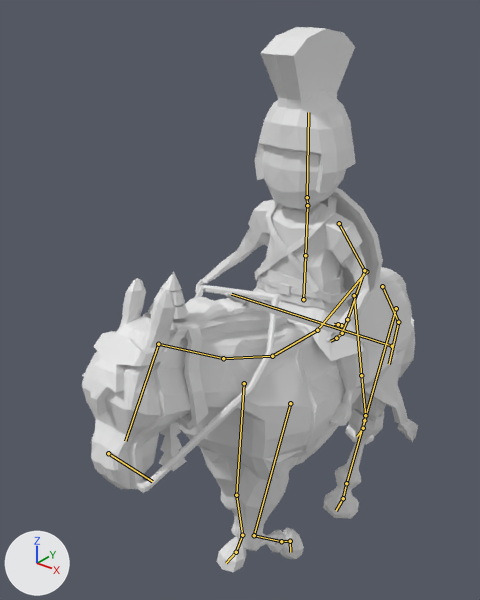
An edit to the Blender file Map/Assets/Models/Hittites/Hittite_cavalry/Hittite_cavalry_advanced.blend, drawn before and after from the same camera.
Before and after are seen from a 50 mm camera at (2.11, -3.29, 3.88) aimed at (-0.29, -0.29, 2.02). The lights are fixed; the arrows at lower left show +X, +Y and +Z. Both versions are drawn at frame 1 of the action 'Hittite_Cavalry_Advanced_Walk'; the numbers are the values there. The bones that bend it are drawn over the model as lines.

Names of what the first picture shows: 'Hittite', 'Horse'.
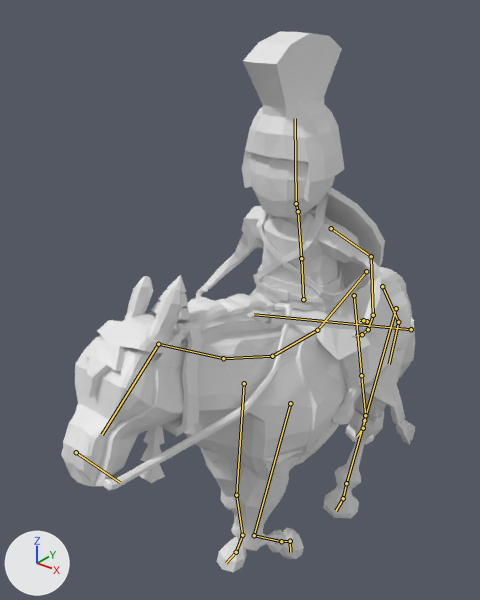
Where the change shows, as pixel boxes [x1, y1, x2, y2] in the pictures (480 x 600 px):
'Horse', posed: before [82, 267, 418, 572]; after [61, 267, 415, 572]
'Hittite', posed (8% wider): before [195, 27, 395, 426]; after [196, 31, 413, 425]
bone 'Cabeza', root to tip: before (158, 344) to (125, 441); after (158, 344) to (102, 434)
bone 'Abdomen_Yamato', root to tip: before (303, 299) to (305, 255); after (303, 299) to (301, 258)
bone 'Pecho_Yamato', root to tip: before (305, 255) to (307, 205); after (301, 258) to (298, 211)
bone 'Cabeza_Yamato', root to tip: before (307, 197) to (308, 112); after (296, 203) to (295, 118)
bone 'Brazo.L', root to tip: before (339, 223) to (364, 270); after (331, 228) to (371, 256)
bone 'Antebrazo.L', root to tip: before (364, 270) to (347, 319); after (371, 256) to (373, 315)
bone 'Mano.L', root to tip: before (347, 319) to (342, 333); after (373, 315) to (368, 329)
bone 'Lance', root to tip: before (392, 346) to (231, 294); after (411, 329) to (254, 314)

The edits, one by one:
Bone 'Cabeza' (bone_cabeza) turns from (0, 0, 0) to (21, 0, 0) degrees about its own x, y and z.
Bone 'Abdomen_Yamato' (bone_abdomen_yamato) turns from (0, 0, 0) to (9, 0, 0) degrees about its own x, y and z.
Bone 'Pecho_Yamato' (bone_pecho_yamato) turns from (0, 0, 0) to (-2, 0, 0) degrees about its own x, y and z.
Bone 'Cabeza_Yamato' (bone_cabeza_yamato) turns from (0, 0, 0) to (8, 0, 0) degrees about its own x, y and z.
Bone 'Brazo.L' (bone_brazo_l) turns from (0, 0, 0) to (-22, 16, 0) degrees about its own x, y and z.
Bone 'Antebrazo.L' (bone_antebrazo_l) turns from (0, 0, 0) to (20, -21, 8) degrees about its own x, y and z.
Bone 'Mano.L' (bone_mano_l) turns from (0, 0, 0) to (5, 8, -13) degrees about its own x, y and z.
Bone 'Lance' (bone_lance) moves from (0.0, 0.0, 0.0) to (-0.01, 0.56, 0.01).
